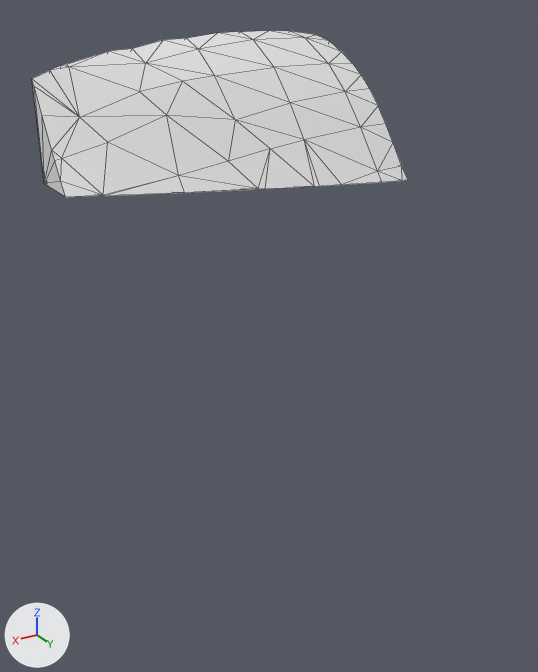
One commit to the glTF model assets/terrain/surface_pieces/surf_8_37.glb: the scene before it, then after it.
Camera for both pictures: a 50 mm lens placed at (-62.03, -68.3, -22.61), pointed at (-67.4, -77.23, -27.08). Arrows for +X, +Y and +Z are at lower left; the lights stay in place. The older version comes first. Mesh edges are drawn as thin lines. Where no turn or scale is listed for an object, it has been applied to the vertices.

In view in the first picture: 'geometry_0'.
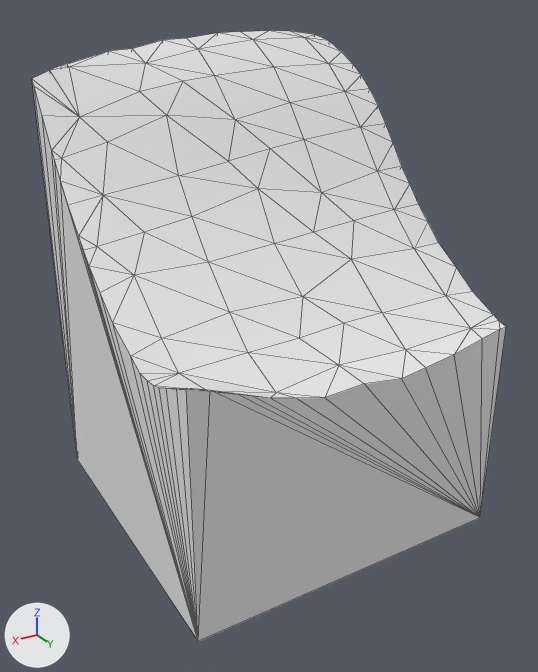
What differs and where, as boxes (x1, y1, x2, y2) in the pictures (538 x 672 px):
'geometry_0', reshaped (26% wider, 266% taller)
    before: (32, 31, 408, 197)
    after: (32, 31, 506, 642)
part 1 of me_geometry_0, built on
    before: (35, 100, 408, 197)
    after: (35, 100, 506, 642)

Edits to the bpy script that builds the scene:
```text
Change me_geometry_0:
    used by ob_geometry_0; location = (0.0, 0.0, 0.0)
    remove me_geometry_0.from_pydata(...)  # 70 vertices, 136 faces; spans x -70.0..-65.0, y -80.0..-77.3, z -25.0..-22.84
    add me_geometry_0.from_pydata(...)  # 118 vertices, 232 faces; spans x -70.0..-65.0, y -80.0..-75.0, z -30.0..-22.84
    me_geometry_0 part 1
    16 vertices are removed from x -70.0..-65.0, y -80.0..-77.3, z -25.0
    65 faces are deleted
    2 vertices move from x -69.89..-65.0, y -78.89..-77.32, z -25.0 to x -70.0..-65.0, y -78.81..-77.26, z -25.1..-25.05
    64 vertices are added at x -70.0..-65.0, y -80.0..-75.0, z -30.0..-25.08
    161 new faces join them
```
